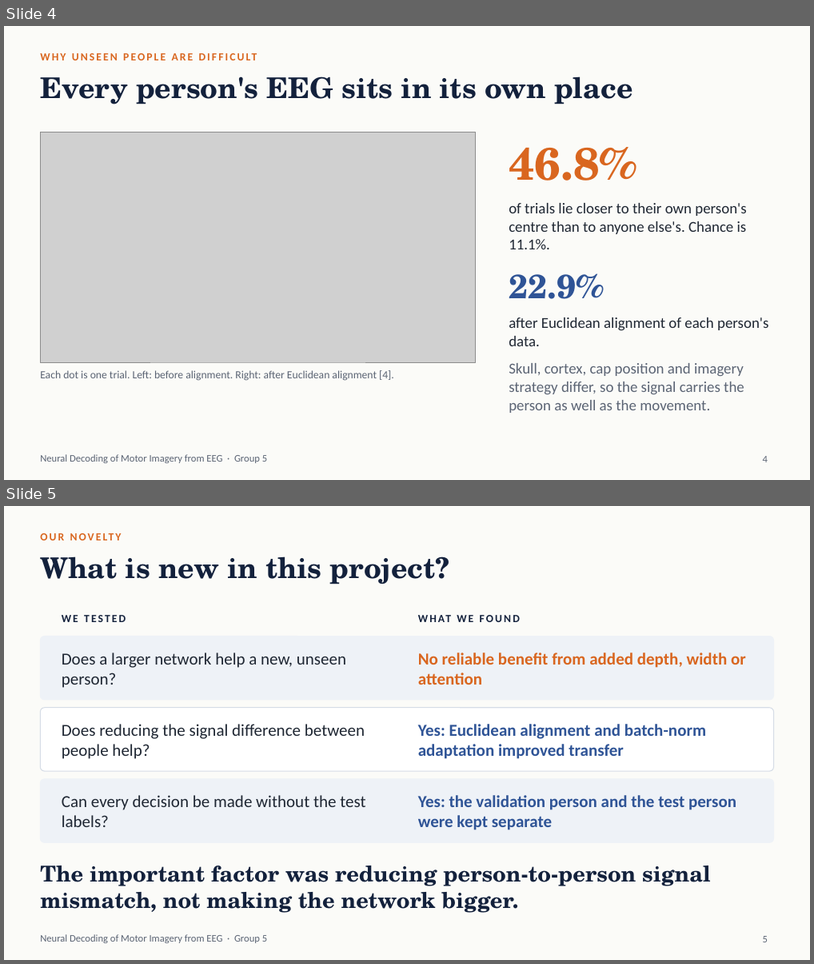
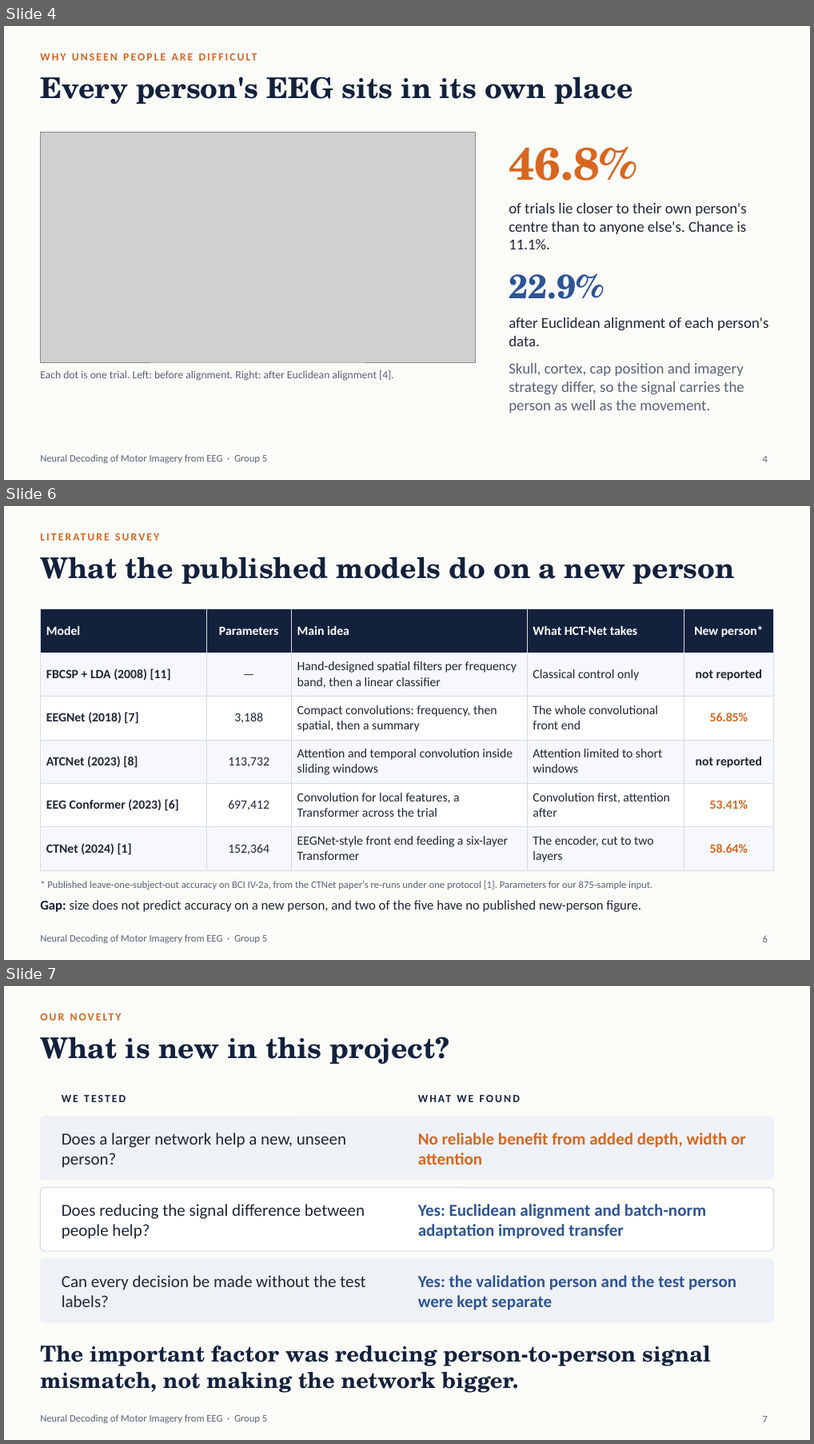
Before and after one commit to sathvikparangi907-web/neural-decoder-eeg-motor-imagery, a slide deck: Neural Decoder using EEG & Motor Imagery/Review3_Final_Presentation.pptx. Shown one above the other, each under a label of ours: slides 4 and 5 before the commit, slides 4, 6 and 7 after it; the slides between them are not shown. The pictures are 814x964 and 814x1444 pixels, drawn with LibreOffice and Linux fonts; fonts in the diff are those of the drawing; grey boxes stand for pictures. Boxes give left, top, right and bottom in pixels: in the first picture for what was removed or moved away, otherwise in the second. Text is boxed around its words. In the diff, an @@ line names an element or a change of style, - is before the commit and + after.

Commit message:
Add objectives and literature survey slides to the final presentation

```diff
--- a/Neural Decoder using EEG & Motor Imagery/Review3_Final_Presentation.pptx
+++ b/Neural Decoder using EEG & Motor Imagery/Review3_Final_Presentation.pptx
@@ slide 6 added at box(4, 506, 810, 960), background #FBFBF8; not listed: 1 template element that a slide beside it also shows @@
@@ text added at box(40, 530, 646, 548), 13 pt, text #D9661F, bold @@
+LITERATURE SURVEY
@@ title added at box(40, 556, 735, 584), 34 pt, text #13213C, bold @@
+What the published models do on a new person
@@ table added at box(40, 609, 774, 865), 6 rows, 5 columns @@
+Model | Parameters | Main idea | What HCT-Net takes | New person*
+FBCSP + LDA (2008) [11] | — | Hand-designed spatial filters per frequency band, then a linear classifier | Classical control only | not reported
+EEGNet (2018) [7] | 3,188 | Compact convolutions: frequency, then spatial, then a summary | The whole convolutional front end | 56.85%
+ATCNet (2023) [8] | 113,732 | Attention and temporal convolution inside sliding windows | Attention limited to short windows | not reported
+EEG Conformer (2023) [6] | 697,412 | Convolution for local features, a Transformer across the trial | Convolution first, attention after | 53.41%
+CTNet (2024) [1] | 152,364 | EEGNet-style front end feeding a six-layer Transformer | The encoder, cut to two layers | 58.64%
@@ text added at box(47, 880, 653, 889), 12 pt, text #5B6474 @@
+* Published leave-one-subject-out accuracy on BCI IV-2a, from the CTNet paper's re-runs under one protocol [1]. Parameters for our 875-sample input.
@@ text added at box(40, 900, 642, 912), 16 pt, text #1F2733 @@
+Gap: size does not predict accuracy on a new person, and two of the five have no published new-person figure.
@@ page number added at box(763, 935, 768, 942), 12 pt, text #5B6474 @@
+6
@@ what was slide 5 is now slide 7 @@
@@ page number at box(763, 1416, 768, 1422): text changed @@
-5
+7
```
Also in this commit, not shown: 2 slides changed, 1 other slide added, 2 other files.
